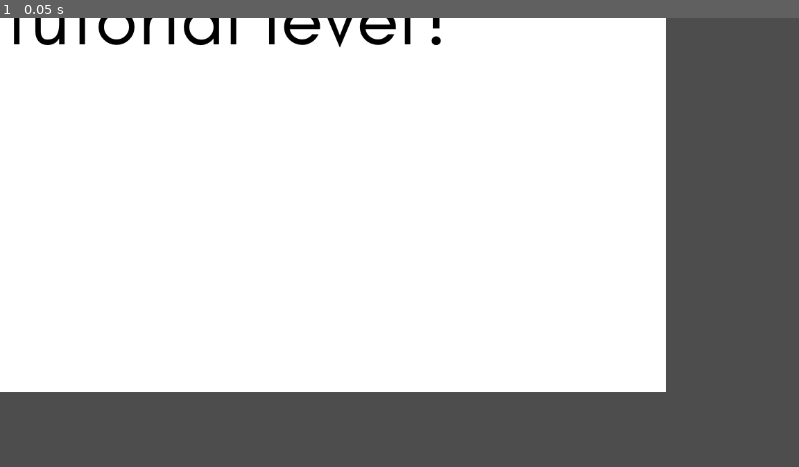
Above: before the commit, frame 1.
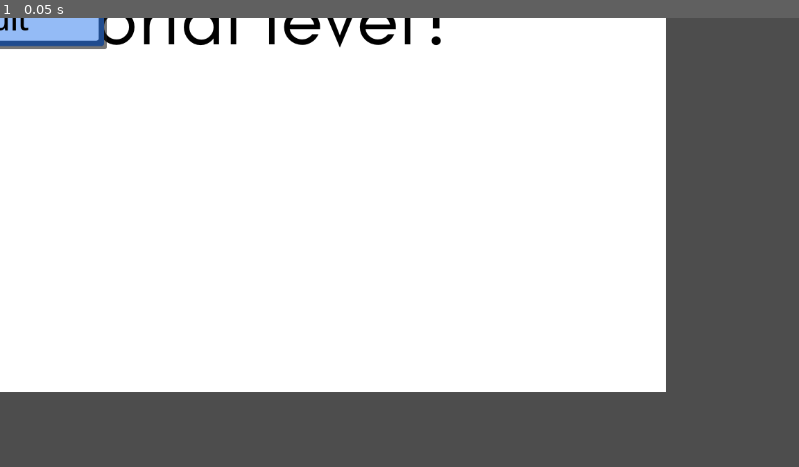
Above: after the commit, the same moment.

Repository: 26SathvikV/toy4
Game: Godot game, scene res://title.tscn
Two runs of this game, one before a commit and one after it. Both use one fixed random seed, a clock stepped at 60 frames per second and the inputs below.
Inputs:
- Up to frame 1 (0.05 s): no input

The runs differ from the first frame. In frame 1, 0.9% of the frame differs, in the area x 0-14%, y 0-7%.

Commit message:
final title screen

Diff:
--- /dev/null
+++ b/title.gd
@@ -0,0 +1,15 @@
+extends Node2D
+
+func _ready():
+	pass
+
+func _process(delta):
+	pass
+
+
+func _on_play_button_pressed():
+	#replace with the path to the tutorial level
+	get_tree().change_scene_to_file("res://title.tscn")
+
+func _on_quit_button_pressed():
+	get_tree().quit();
--- a/title.tscn
+++ b/title.tscn
@@ -1,18 +1,24 @@
-[gd_scene load_steps=4 format=3 uid="uid://b3ny0h26oaoll"]
+[gd_scene load_steps=7 format=3 uid="uid://b3ny0h26oaoll"]
 
+[ext_resource type="Script" path="res://title.gd" id="1_q7w03"]
 [ext_resource type="Texture2D" uid="uid://bvtgaiig87h8t" path="res://titlePlaceholder.png" id="1_xkmyw"]
 [ext_resource type="FontFile" uid="uid://cinimdaeyn5mq" path="res://Madimi_One/MadimiOne-Regular.ttf" id="2_b83aq"]
+[ext_resource type="Texture2D" uid="uid://dupvx6sbrm0xo" path="res://button.png" id="3_rrbv5"]
 
 [sub_resource type="Theme" id="Theme_tqqj5"]
 default_font = ExtResource("2_b83aq")
 default_font_size = 100
 
+[sub_resource type="Theme" id="Theme_s3jl3"]
+default_font_size = 40
+
 [node name="Node2D" type="Node2D"]
+script = ExtResource("1_q7w03")
 
-[node name="Sprite2D" type="Sprite2D" parent="."]
+[node name="titleBg" type="Sprite2D" parent="."]
 texture = ExtResource("1_xkmyw")
 
-[node name="RichTextLabel" type="RichTextLabel" parent="Sprite2D"]
+[node name="title" type="RichTextLabel" parent="titleBg"]
 anchors_preset = 5
 anchor_left = 0.5
 anchor_right = 0.5
@@ -26,3 +32,42 @@
 bbcode_enabled = true
 text = "[center]Gray Goo
 Scenario[/center]"
+
+[node name="playButton" type="Button" parent="titleBg"]
+anchors_preset = 8
+anchor_left = 0.5
+anchor_top = 0.5
+anchor_right = 0.5
+anchor_bottom = 0.5
+offset_left = -1114.0
+offset_top = -710.0
+offset_right = -806.0
+offset_bottom = -625.0
+grow_horizontal = 2
+grow_vertical = 2
+theme = SubResource("Theme_s3jl3")
+theme_override_colors/font_color = Color(0, 0, 0, 1)
+text = "Play"
+icon = ExtResource("3_rrbv5")
+icon_alignment = 1
+
+[node name="quitButton" type="Button" parent="titleBg"]
+anchors_preset = 8
+anchor_left = 0.5
+anchor_top = 0.5
+anchor_right = 0.5
+anchor_bottom = 0.5
+offset_left = -1114.0
+offset_top = -580.0
+offset_right = -806.0
+offset_bottom = -495.0
+grow_horizontal = 2
+grow_vertical = 2
+theme = SubResource("Theme_s3jl3")
+theme_override_colors/font_color = Color(0, 0, 0, 1)
+text = "Quit"
+icon = ExtResource("3_rrbv5")
+icon_alignment = 1
+
+[connection signal="pressed" from="titleBg/playButton" to="." method="_on_play_button_pressed"]
+[connection signal="pressed" from="titleBg/quitButton" to="." method="_on_quit_button_pressed"]
Not shown, added: Open_Sans/OpenSans-Italic-VariableFont_wdth,wght.ttf.import
Not shown, added: Open_Sans/OpenSans-VariableFont_wdth,wght.ttf.import
Not shown, added: Open_Sans/static/OpenSans-Bold.ttf.import
Not shown, added: Open_Sans/static/OpenSans-BoldItalic.ttf.import
Not shown, added: Open_Sans/static/OpenSans-ExtraBold.ttf.import
Not shown, added: Open_Sans/static/OpenSans-ExtraBoldItalic.ttf.import
Not shown, added: Open_Sans/static/OpenSans-Italic.ttf.import
Not shown, added: Open_Sans/static/OpenSans-Light.ttf.import
Not shown, added: Open_Sans/static/OpenSans-LightItalic.ttf.import
Not shown, added: Open_Sans/static/OpenSans-Medium.ttf.import
Not shown, added: Open_Sans/static/OpenSans-MediumItalic.ttf.import
Not shown, added: Open_Sans/static/OpenSans-Regular.ttf.import
(and 28 more such lines)
